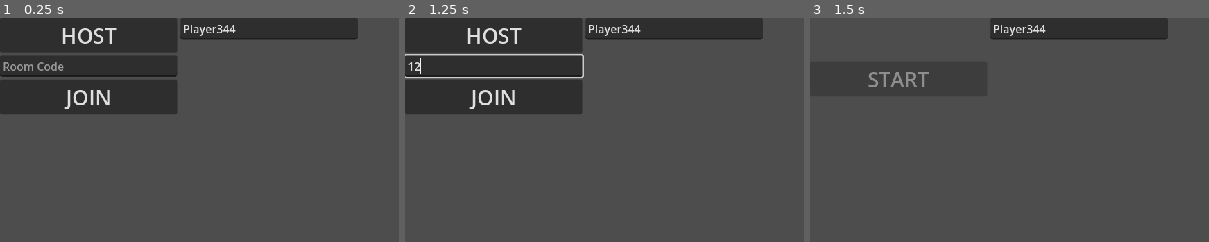
Above: before the commit, frames 1-3 (left to right).
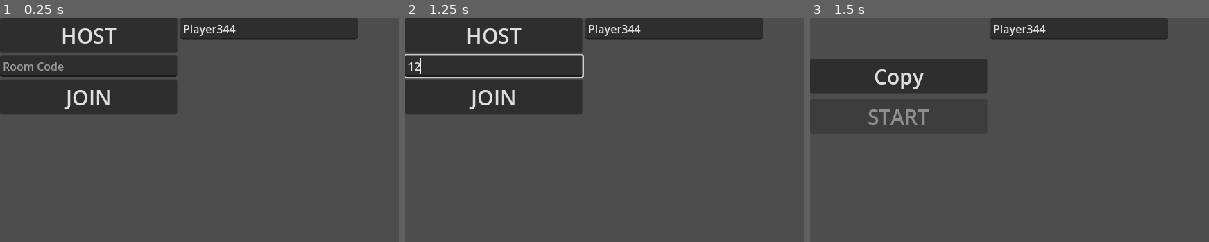
Above: after the commit, the same moments.

Repository: hadll/i-unno
Game: Godot game, scene res://scenes/main_menu.tscn
Two runs of this game, one before a commit and one after it. Both use one fixed random seed, a clock stepped at 60 frames per second and the inputs below. This scene is started directly instead of the project's main scene.
Inputs (mouse positions are % of the whole screen's width and height, from its top left):
- Up to frame 1 (0.25 s): no input
- Up to frame 2 (1.25 s): click (11, 11) at 0.52 s; type "12" at 0.6 s
- Up to frame 3 (1.5 s): click "HOST" at 1.25 s
The pictures show only the part of the screen within x 0-50%, y 0-50%; the shares and areas given below are measured in that part.

Frames 1-2 are identical in both runs. In frame 3, 1.7% of the frame differs, in the area x 0-45%, y 18-48%.
Error in both runs: Cannot call method 'shader_create_from_spirv' on a null value. (res://scripts/ditherer.gd:25)

Commit message:
copy room code button

Diff:
--- a/scenes/multiplayer_room.tscn
+++ b/scenes/multiplayer_room.tscn
@@ -46,6 +46,11 @@
 text = "ROOM CODE"
 label_settings = SubResource("LabelSettings_g4v7s")
 
+[node name="CopyCodeButton" type="Button" parent="Lobby" unique_id=466647240]
+layout_mode = 2
+theme_override_font_sizes/font_size = 30
+text = "Copy"
+
 [node name="PlayersList" type="VBoxContainer" parent="Lobby" unique_id=1160323352]
 layout_mode = 2
 
@@ -66,5 +71,6 @@
 
 [connection signal="pressed" from="Start/Host" to="." method="host"]
 [connection signal="pressed" from="Start/Join" to="." method="join"]
+[connection signal="pressed" from="Lobby/CopyCodeButton" to="." method="copy_code"]
 [connection signal="pressed" from="Lobby/StartButton" to="." method="start"]
 [connection signal="editing_toggled" from="Options/UsernameInput" to="." method="username_touched"]
--- a/scenes/terminal_display.tscn
+++ b/scenes/terminal_display.tscn
@@ -11,10 +11,8 @@
 [ext_resource type="Script" uid="uid://dakhpemcfrplg" path="res://scripts/terminal/programs/terminal_program_list.gd" id="9_06bkl"]
 [ext_resource type="Script" uid="uid://dfmnt25brihfc" path="res://scripts/terminal/item_types/terminal_home_dir.gd" id="9_lorsi"]
 [ext_resource type="Script" uid="uid://b7jijc0b2c1t2" path="res://scripts/terminal/programs/terminal_program_read.gd" id="10_8exin"]
-[ext_resource type="Script" uid="uid://cn5w70sle31un" path="res://scripts/terminal/item_types/terminal_image_file.gd" id="10_jg43g"]
 [ext_resource type="Script" uid="uid://dh0apa0ooacre" path="res://scripts/terminal/item_types/terminal_alias.gd" id="11_7j3o2"]
 [ext_resource type="Script" uid="uid://vqy10jnesghe" path="res://scripts/terminal/programs/terminal_program_change_working_dir.gd" id="11_u0ipa"]
-[ext_resource type="Image" uid="uid://bupwahj04gd8i" path="res://assets/image.png" id="11_u4h8e"]
 [ext_resource type="Script" uid="uid://cbbdfxut24qdh" path="res://scripts/terminal/programs/terminal_program_make_dir.gd" id="14_gv23m"]
 [ext_resource type="Script" uid="uid://cko3mau8qgtec" path="res://scripts/terminal/programs/terminal_program_zip.gd" id="15_gava2"]
 [ext_resource type="Script" uid="uid://iijn77v8666r" path="res://scripts/terminal/programs/terminal_program_unzip.gd" id="16_w8cwc"]
@@ -80,11 +78,6 @@
 [node name="maps" type="Node" parent="FileSystem/root/users/USERNAME" unique_id=619603907]
 script = ExtResource("8_63nsn")
 metadata/_custom_type_script = "uid://5mfiyh44bu0y"
-
-[node name="les=png" type="Node" parent="FileSystem/root/users/USERNAME" unique_id=695189373]
-script = ExtResource("10_jg43g")
-content = ExtResource("11_u4h8e")
-metadata/_custom_type_script = "uid://cn5w70sle31un"
 
 [node name="bin" type="Node" parent="FileSystem/root" unique_id=1340922483]
 script = ExtResource("8_63nsn")
--- a/scripts/multiplayer/multiplayer_room_screen.gd
+++ b/scripts/multiplayer/multiplayer_room_screen.gd
@@ -77,3 +77,6 @@
 
 func start() -> void:
 	MultiplayerConnection.start_game()
+
+func copy_code() -> void:
+	DisplayServer.clipboard_set(MultiplayerConnection.room_code)
